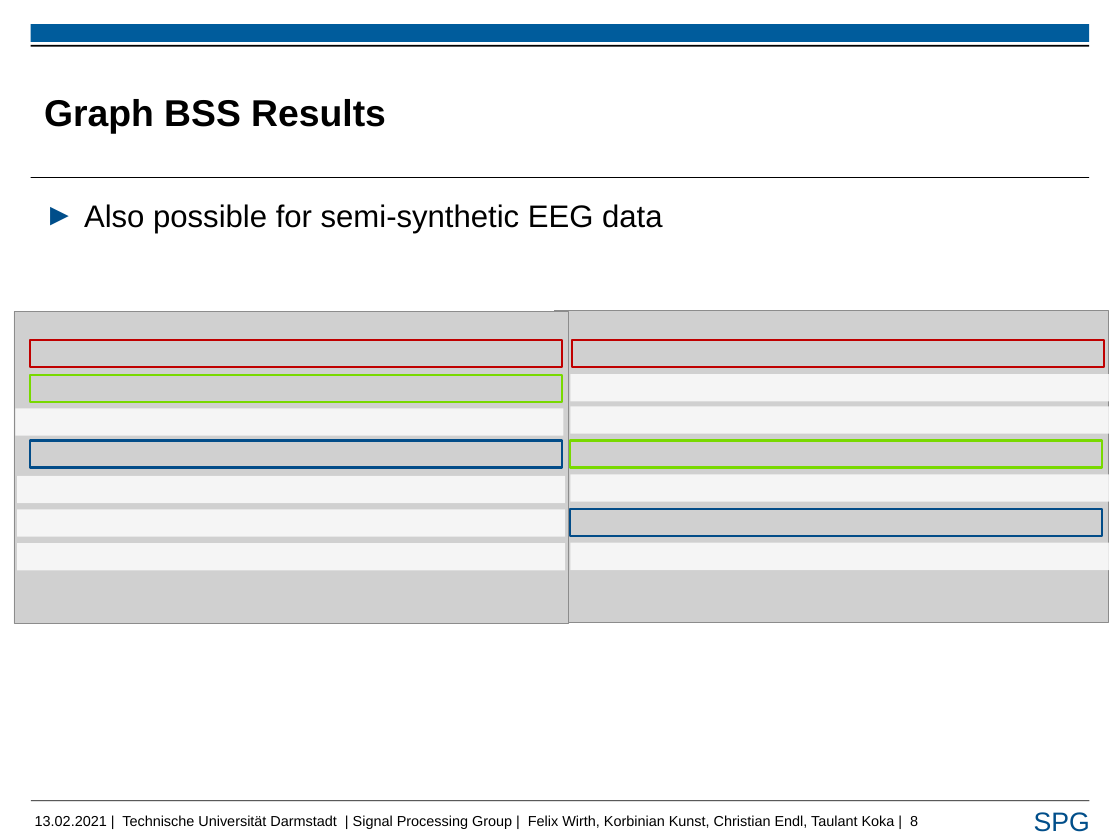
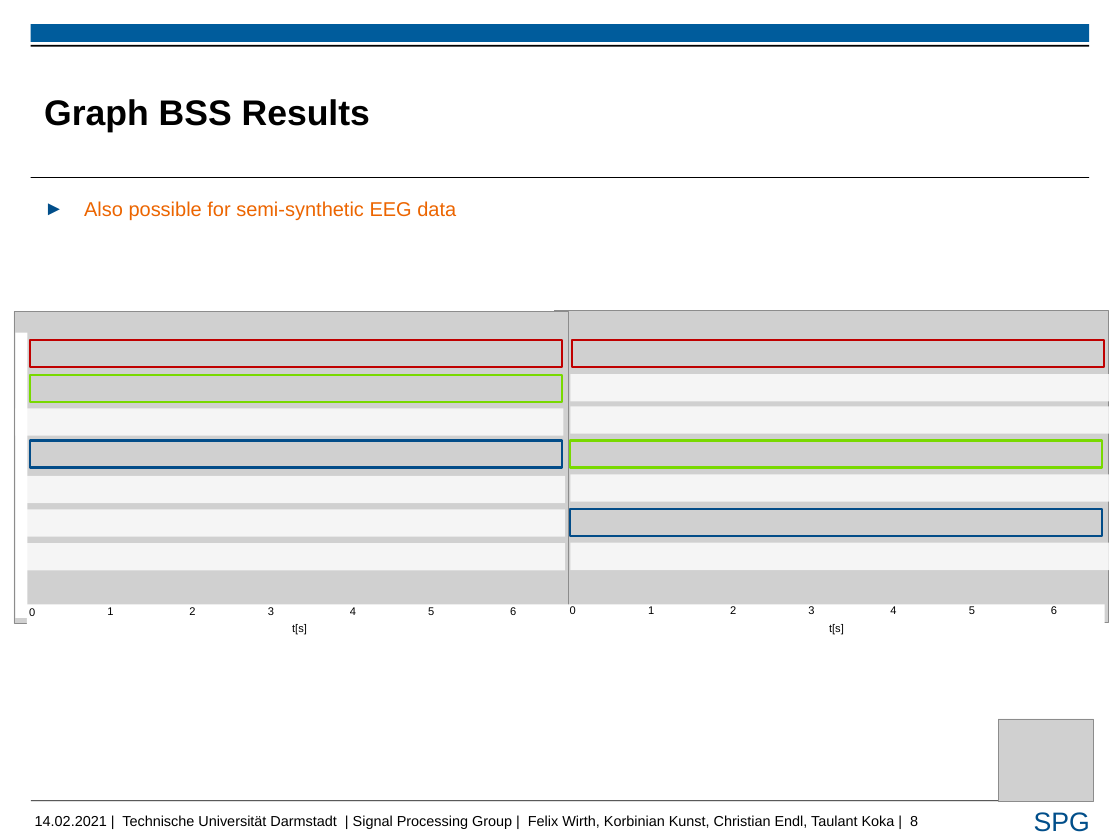
Before and after one commit to FelixUniDa/EEG-Project, a slide deck: slide 8 of Presentation/chris_pres_rsp.pptx. Drawn at 1120x840 pixels with LibreOffice and Linux fonts; fonts in the diff are those of the drawing; grey boxes stand for pictures; background and template pictures are left out. Boxes give left, top, right and bottom in pixels: in the first picture for what was removed or moved away, otherwise in the second. Text is boxed around its words. In the diff, an @@ line names an element or a change of style, - is before the commit and + after.

Commit message:
Chris+Taulant Präsi update

```diff
--- a/Presentation/chris_pres_rsp.pptx
+++ b/Presentation/chris_pres_rsp.pptx
@@ title "Graph BSS Results" at [44, 99, 370, 132]: size 33.6 to 32 pt @@
@@ text "Also possible for semi-synthetic EEG ..." at [84, 201, 456, 220]: size 28 to 18 pt, text colour #000000 to #EC6500; less space between paragraphs @@
@@ rectangle added at [15, 333, 27, 618], fill #FFFFFF @@
@@ rectangle added at [27, 605, 1105, 637], fill #FFFFFF @@
@@ text added at [29, 608, 35, 616], 10 pt, text #000000 @@
+0
@@ text added at [107, 607, 113, 615], 10 pt, text #000000 @@
+1
@@ text added at [189, 607, 195, 615], 10 pt, text #000000 @@
+2
@@ text added at [268, 607, 274, 615], 10 pt, text #000000 @@
+3
@@ text added at [292, 624, 307, 635], 10 pt, text #000000 @@
+t[s]
@@ text added at [350, 607, 356, 615], 10 pt, text #000000 @@
+4
@@ text added at [428, 607, 434, 615], 10 pt, text #000000 @@
+5
@@ text added at [510, 607, 516, 615], 10 pt, text #000000 @@
+6
@@ text added at [570, 606, 576, 614], 10 pt, text #000000 @@
+0
@@ text added at [648, 606, 654, 614], 10 pt, text #000000 @@
+1
@@ text added at [730, 606, 736, 614], 10 pt, text #000000 @@
+2
@@ text added at [808, 606, 814, 614], 10 pt, text #000000 @@
+3
@@ text added at [829, 624, 844, 635], 10 pt, text #000000 @@
+t[s]
@@ text added at [890, 606, 896, 614], 10 pt, text #000000 @@
+4
@@ text added at [969, 606, 975, 614], 10 pt, text #000000 @@
+5
@@ text added at [1051, 606, 1057, 614], 10 pt, text #000000 @@
+6
@@ picture added at [998, 719, 1094, 802] @@
@@ text at [35, 815, 918, 829]: text changed @@
-13.02.2021 | Technische Universität Darmstadt | Signal Processing Group | Felix Wirth, Korbinian Kunst, Christian Endl, Taulant Koka | 8
+14.02.2021 | Technische Universität Darmstadt | Signal Processing Group | Felix Wirth, Korbinian Kunst, Christian Endl, Taulant Koka | 8
```
Also in this commit, not shown: 20 other slides changed, 1 other file.
